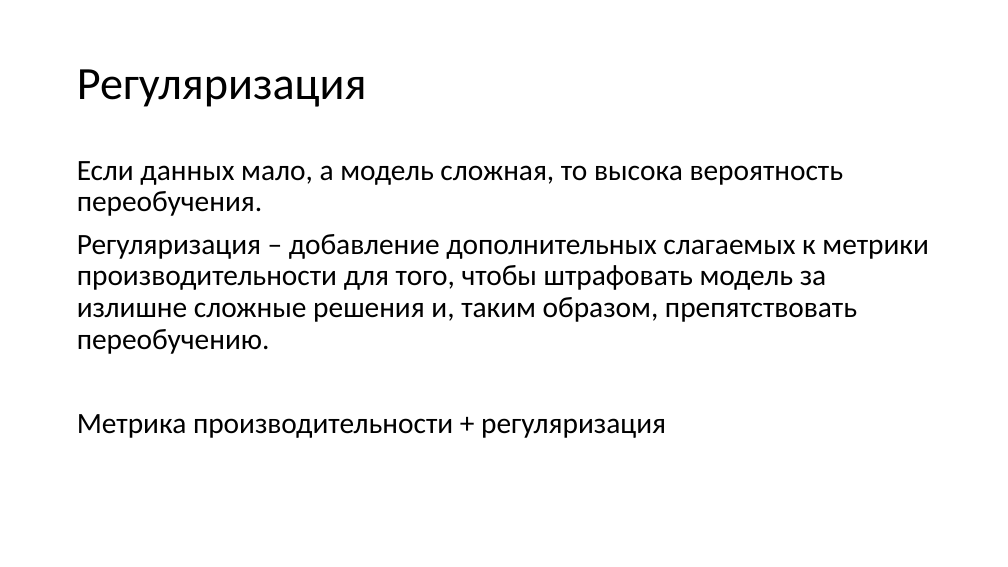
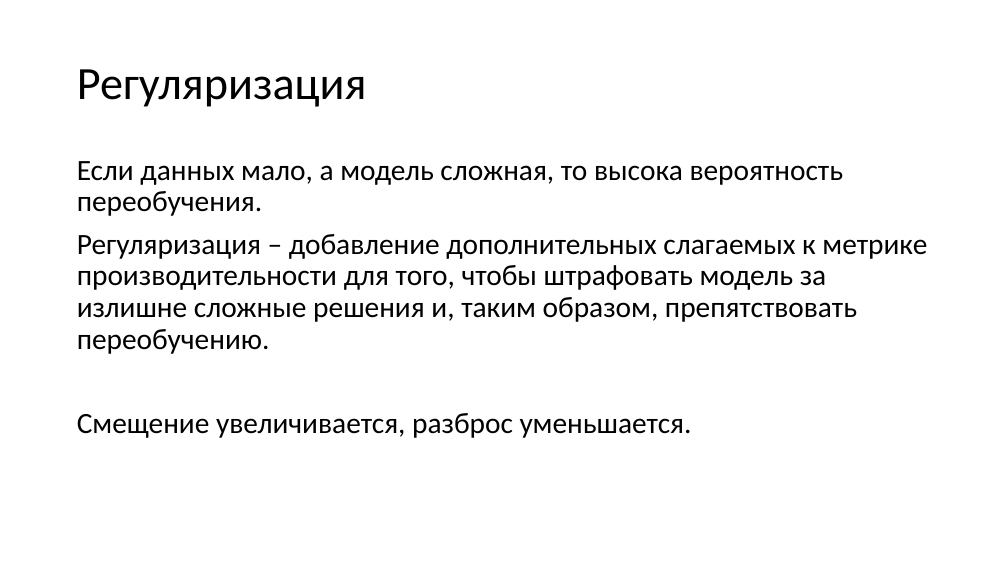
Before and after one commit to mosalov/AI_main_lectures, a slide deck: slide 40 of Лекция 4 21_10_2020.pptx (slide 36 before the commit). Drawn at 1008x567 pixels with LibreOffice and Linux fonts; fonts in the diff are those of the drawing. Boxes give left, top, right and bottom in pixels: in the first picture for what was removed or moved away, otherwise in the second. Text is boxed around its words. In the diff, an @@ line names an element or a change of style, - is before the commit and + after.

```diff
--- a/Лекция 4 21_10_2020.pptx
+++ b/Лекция 4 21_10_2020.pptx
@@ text at (x1=77, y1=234, x2=927, y2=438): text changed @@
-Регуляризация – добавление дополнительных слагаемых к метрики производительности для того, чтобы штрафовать модель за излишне сложные решения и, таким образом, препятствовать переобучению.
-Метрика производительности + регуляризация
+Регуляризация – добавление дополнительных слагаемых к метрике производительности для того, чтобы штрафовать модель за излишне сложные решения и, таким образом, препятствовать переобучению.
+Смещение увеличивается, разброс уменьшается.
```
Also in this commit, not shown: 1 other slide changed, 13 slides added, 1 slide removed, 2 other files.
